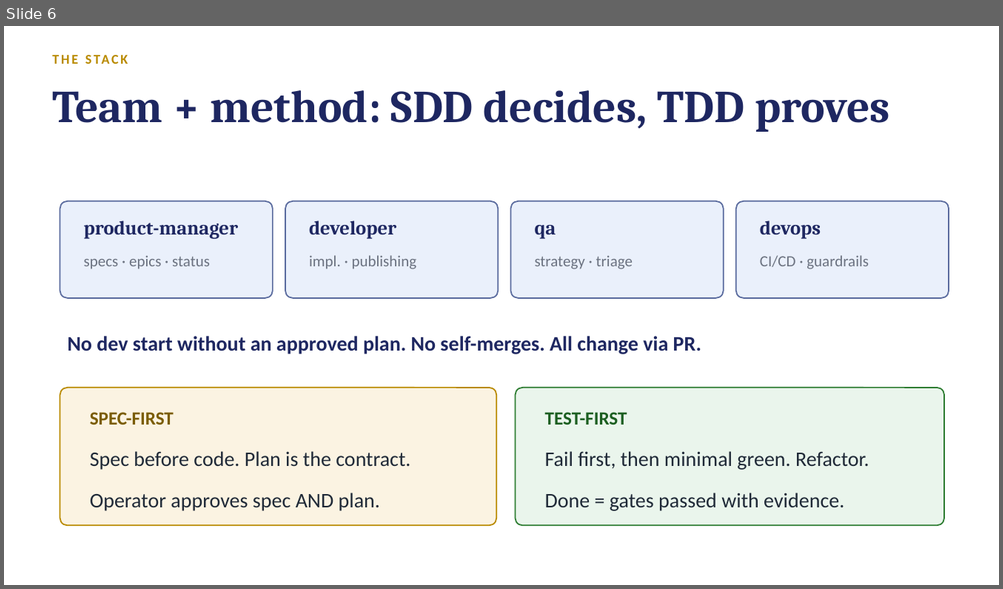
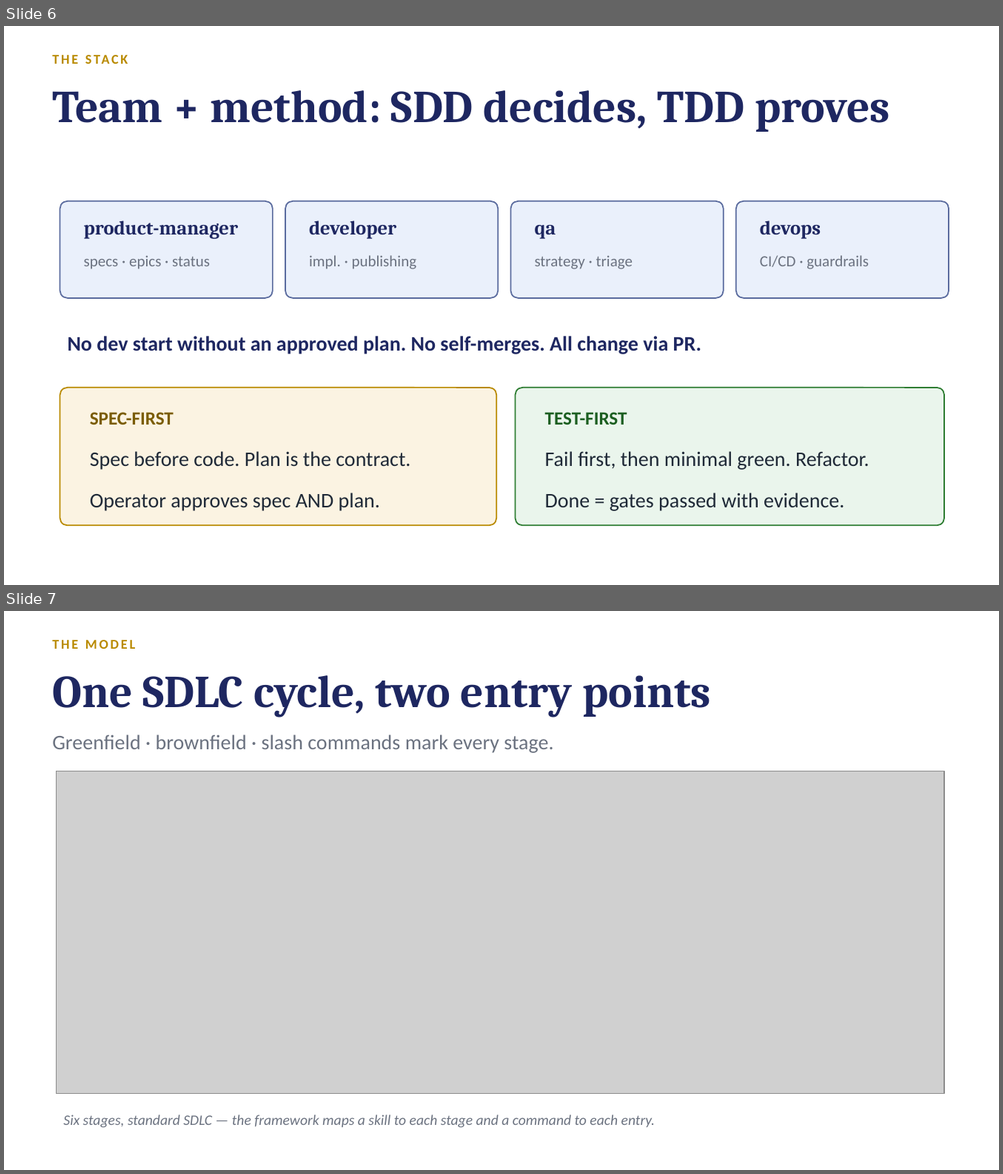
Before and after one commit to trac41799/claude-code-agentic-sdlc, a slide deck: docs/slides/Agentic-SDLC-Tech-Audience.pptx. Shown one above the other, each under a label of ours: slide 6 before the commit, slides 6 and 7 after it. The pictures are 1003x589 and 1003x1174 pixels, drawn with LibreOffice and Linux fonts; fonts in the diff are those of the drawing; grey boxes stand for pictures. Boxes give left, top, right and bottom in pixels: in the first picture for what was removed or moved away, otherwise in the second. Text is boxed around its words. In the diff, an @@ line names an element or a change of style, - is before the commit and + after.

Commit message:
deck: SDLC cycle slide (large-text, greenfield/brownfield + slash commands), bench kit (brownfield project-agnostic + greenfield runners + task templates), methodology slide, docs

```diff
--- a/docs/slides/Agentic-SDLC-Tech-Audience.pptx
+++ b/docs/slides/Agentic-SDLC-Tech-Audience.pptx
@@ slide 7 added at bbox=[4, 611, 999, 1170], background #FFFFFF @@
@@ text added at bbox=[52, 640, 135, 649], 13 pt, text #B98A00, bold @@
+THE MODEL
@@ text added at bbox=[52, 675, 711, 718], 44 pt, text #1E2761, bold @@
+One SDLC cycle, two entry points
@@ text added at bbox=[52, 735, 553, 753], 20 pt, text #6B7280 @@
+Greenfield · brownfield · slash commands mark every stage.
@@ picture added at bbox=[57, 772, 944, 1093] @@
@@ text added at bbox=[63, 1115, 654, 1128], 14 pt, text #6B7280, italic @@
+Six stages, standard SDLC — the framework maps a skill to each stage and a command to each entry.
```
Also in this commit, not shown: 2 slides changed, 1 other slide added, 15 other files.
